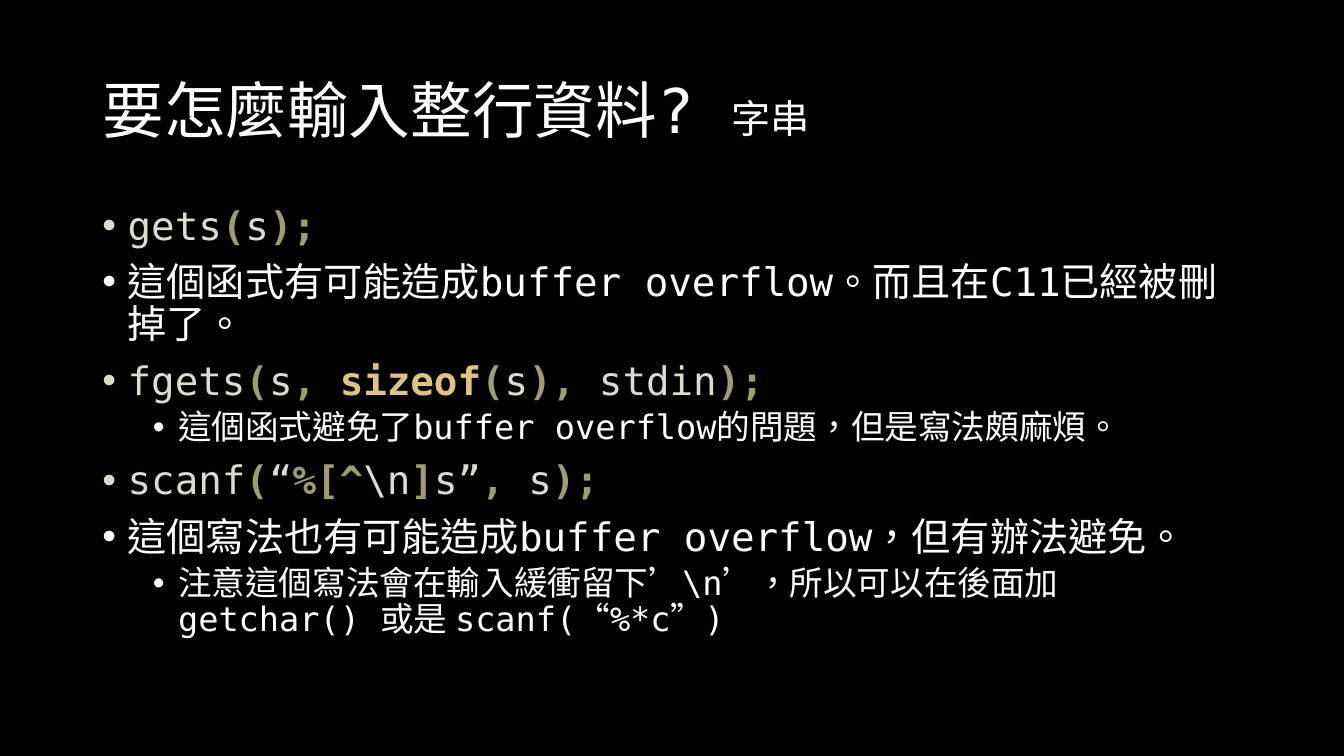
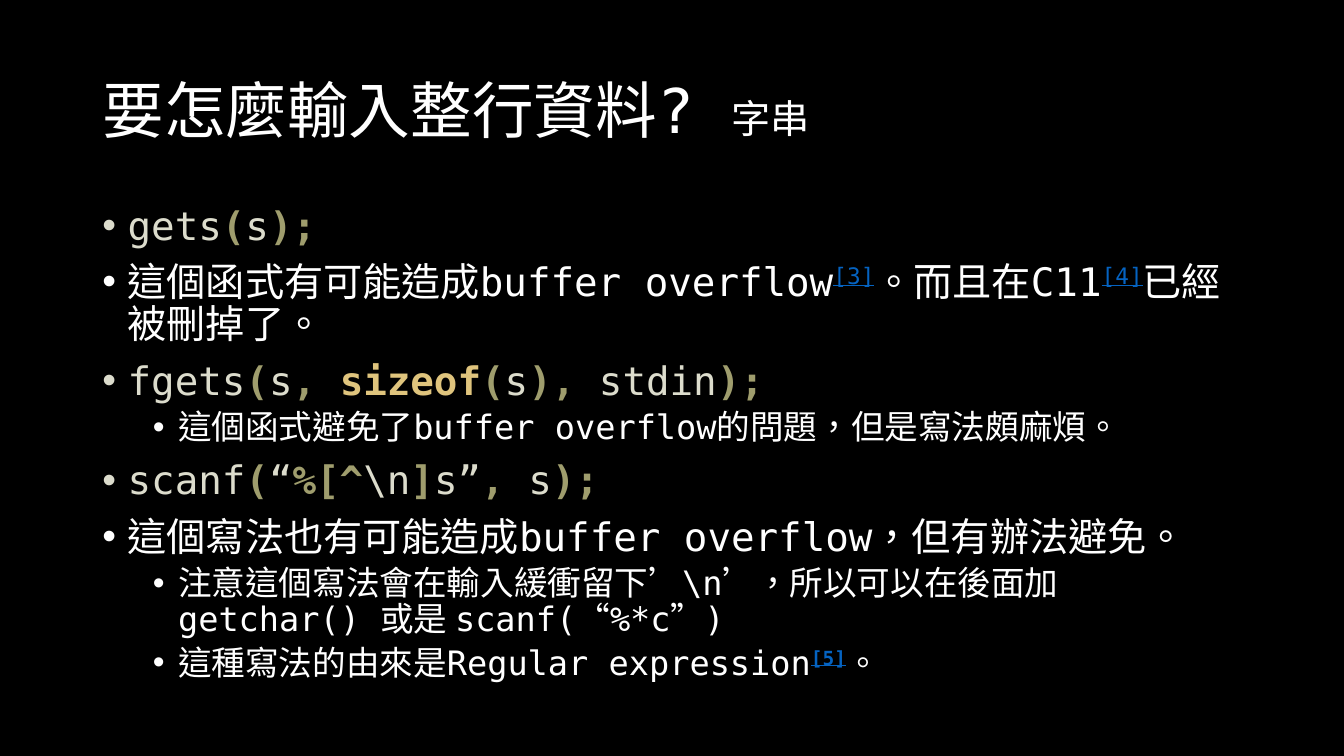
Before and after one commit to OEmiliatanO/those_c_prog_didnt_teach, a slide deck: slide 16 of Ch1/Ch1-basic.pptx (slide 15 before the commit). Drawn at 1344x756 pixels with LibreOffice and Linux fonts; fonts in the diff are those of the drawing. Boxes give left, top, right and bottom in pixels: in the first picture for what was removed or moved away, otherwise in the second. Text is boxed around its words. In the diff, an @@ line names an element or a change of style, - is before the commit and + after.

```diff
--- a/Ch1/Ch1-basic.pptx
+++ b/Ch1/Ch1-basic.pptx
@@ text at [128,262,1221,341]: text changed @@
-• 這個函式有可能造成buffer overflow。而且在C11已經被刪掉了。
+• 這個函式有可能造成buffer overflow[3]。而且在C11[4]已經被刪掉了。
@@ text at [178,646,880,683]: paragraph added @@
+  • 這種寫法的由來是Regular expression[5]。
```
Also in this commit, not shown: 38 other slides changed, 7 slides added, 5 other files.
